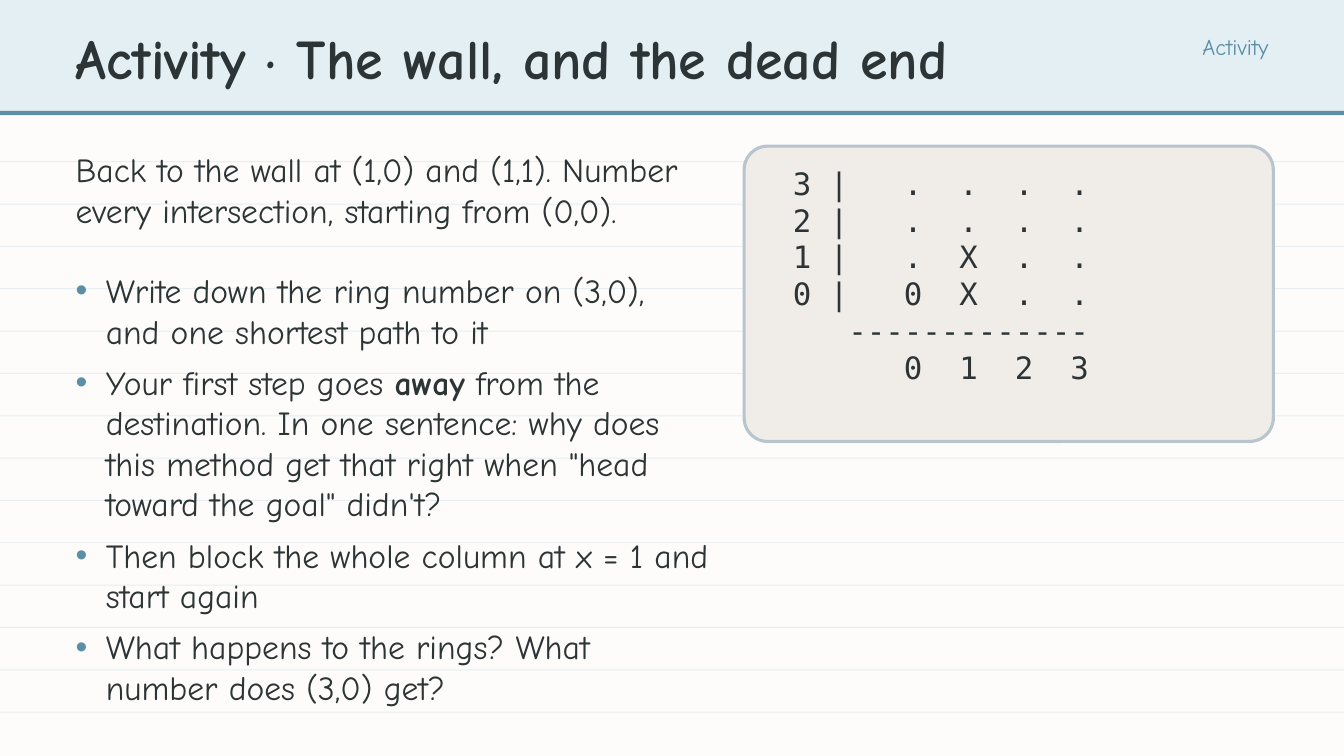
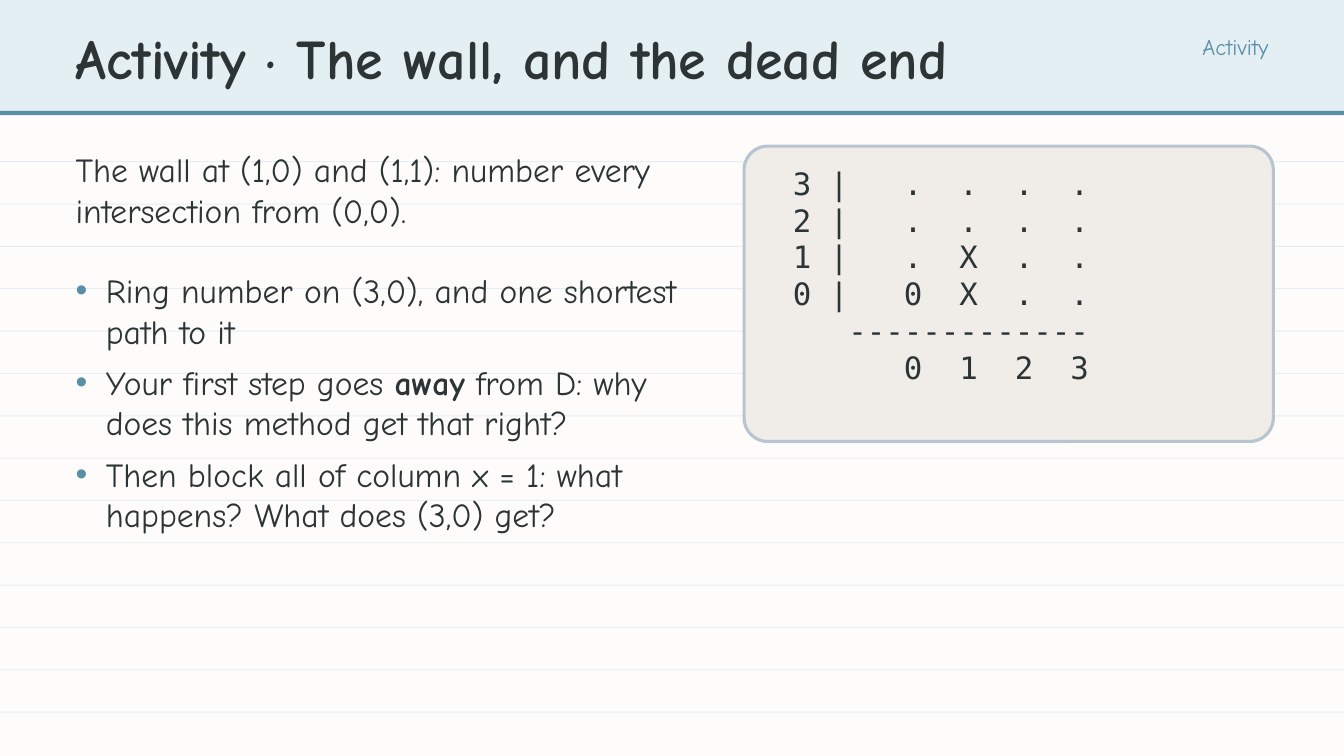
Before and after one commit to bradamiller/LearningPython, a slide deck: slide 22 of static/slides/module-05-pathfinding/module-5-lesson-03-bfs-concept.pptx. Drawn at 1344x756 pixels with LibreOffice and Linux fonts; fonts in the diff are those of the drawing. Boxes give left, top, right and bottom in pixels: in the first picture for what was removed or moved away, otherwise in the second. Text is boxed around its words. In the diff, an @@ line names an element or a change of style, - is before the commit and + after.

```diff
--- a/static/slides/module-05-pathfinding/module-5-lesson-03-bfs-concept.pptx
+++ b/static/slides/module-05-pathfinding/module-5-lesson-03-bfs-concept.pptx
@@ text at [76,155,650,227]: text changed @@
-Back to the wall at (1,0) and (1,1). Number every intersection, starting from (0,0).
+The wall at (1,0) and (1,1): number every intersection from (0,0).
@@ text at [106,276,676,534]: text changed @@
-• Write down the ring number on (3,0), and one shortest path to it
-• Your first step goes away from the destination. In one sentence: why does this method get that right when "head toward the goal" didn't?
-• Then block the whole column at x = 1 and start again
-• What happens to the rings? What number does (3,0) get?
+• Ring number on (3,0), and one shortest path to it
+• Your first step goes away from D: why does this method get that right?
+• Then block all of column x = 1: what happens? What does (3,0) get?
```
Also in this commit, not shown: 9 other slides changed, 9 other files.
